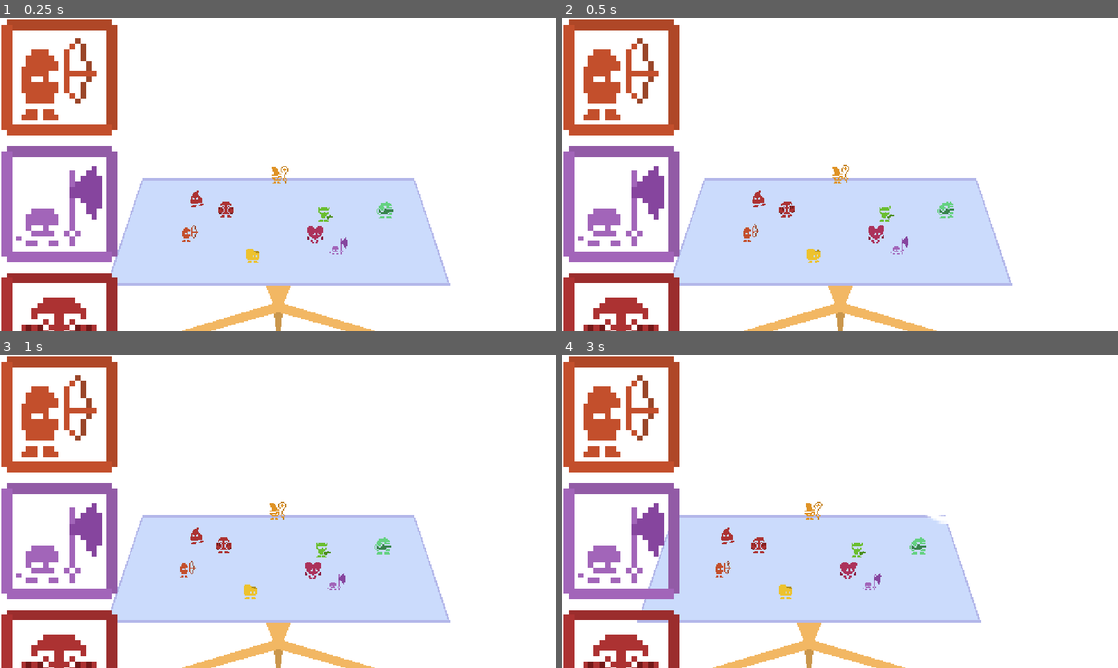
Above: before the commit, frames 1-4 (two rows, left to right).
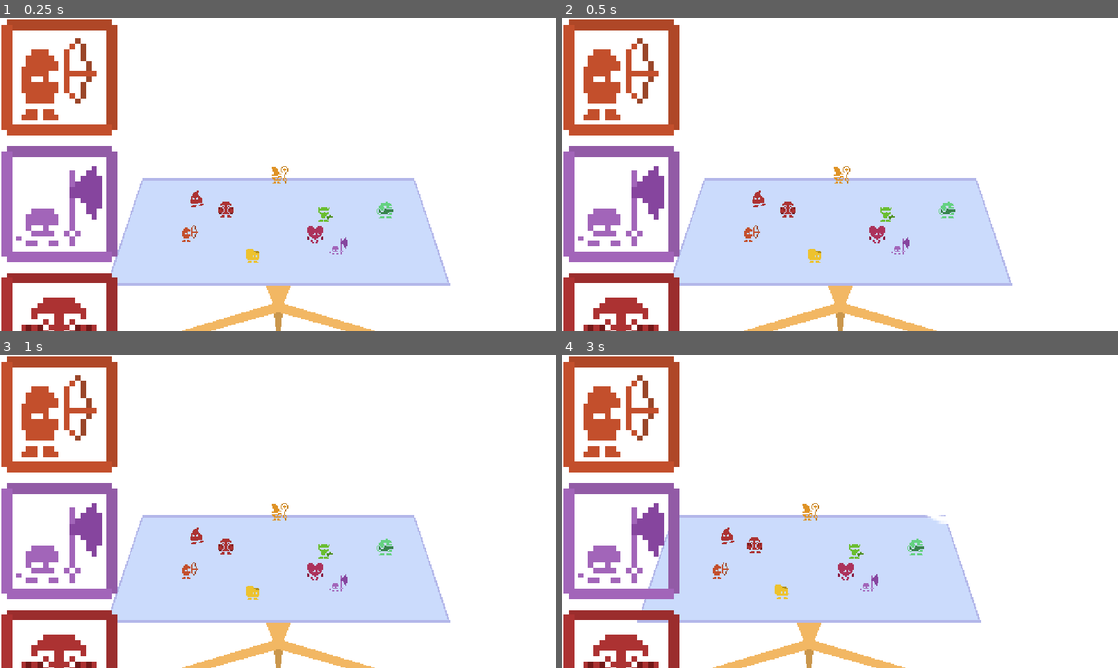
Above: after the commit, the same moments.

Repository: Regonold520/culorz-proj
Game: Godot game, scene res://main_scene.tscn
Same seed, same stepped clock (60 frames per second), same inputs: the game is played once before the commit and once after it.
Inputs (mouse positions are in pixels of both pictures, inside the frame that each line leads up to):
- Up to frame 1 (0.25 s): no input
- Up to frame 2 (0.5 s): no input
- Up to frame 3 (1 s): click (61, 414) at 0.5 s
- Up to frame 4 (3 s): click (623, 539) at 1.27 s; click (623, 667) at 2.02 s; move the mouse to (962, 495) at 2.77 s; hold D (Right) from 2.78 s (still down); click (962, 495) at 2.92 s

Frame 1 is identical in both runs. In frame 2, 0.4% of the frame differs, in the area x 32-71%, y 46-79%; in frame 3, 0.6%; in frame 4, 0.7%, in the area x 27-66%, y 46-78%.
Error in both runs: Invalid access to property or key 'selectedCulorNode' on a base object of type 'Node (globalactor.gd)'. (res://Scripts/cul_button.gd:19)

Commit message:
Removed currentstate, added anim offset

Diff:
--- a/Scripts/Culor.gd
+++ b/Scripts/Culor.gd
@@ -10,7 +10,6 @@
 @export var health = 20
 @export var attackRange = 60
 @export var attackCooldown = 2
-@export var CurrentState = "idle"
 
 var attackTimer = Timer.new()
 
@@ -19,6 +18,7 @@
 var targetcutoff = 0
 var walkinganimstate = false
 var lastpos = Vector2(0,0)
+var animoffset = 0
 
 @onready var Animator = AnimationPlayer.new()
 
@@ -42,6 +42,8 @@
 	if has_method("ready2"):
 		call("ready2")
 
+	animoffset = rng.randf_range(1,2)
+
 func runmove(delta):
 	if targetposition:
 		if position.distance_to(targetposition) >= targetcutoff:
@@ -64,7 +66,10 @@
 	velocity.move_toward(Vector2.DOWN,speed) * 34
 
 	if !Animator.is_playing():
-		Animator.play("idle")
+		if animoffset <= 0:
+			Animator.play("idle")
+		else:
+			animoffset -= delta
 
 	#visualize move with anim
 	if Vector2(round(position.x * 10) / 10,round(position.y * 10)/ 10)  != lastpos:
